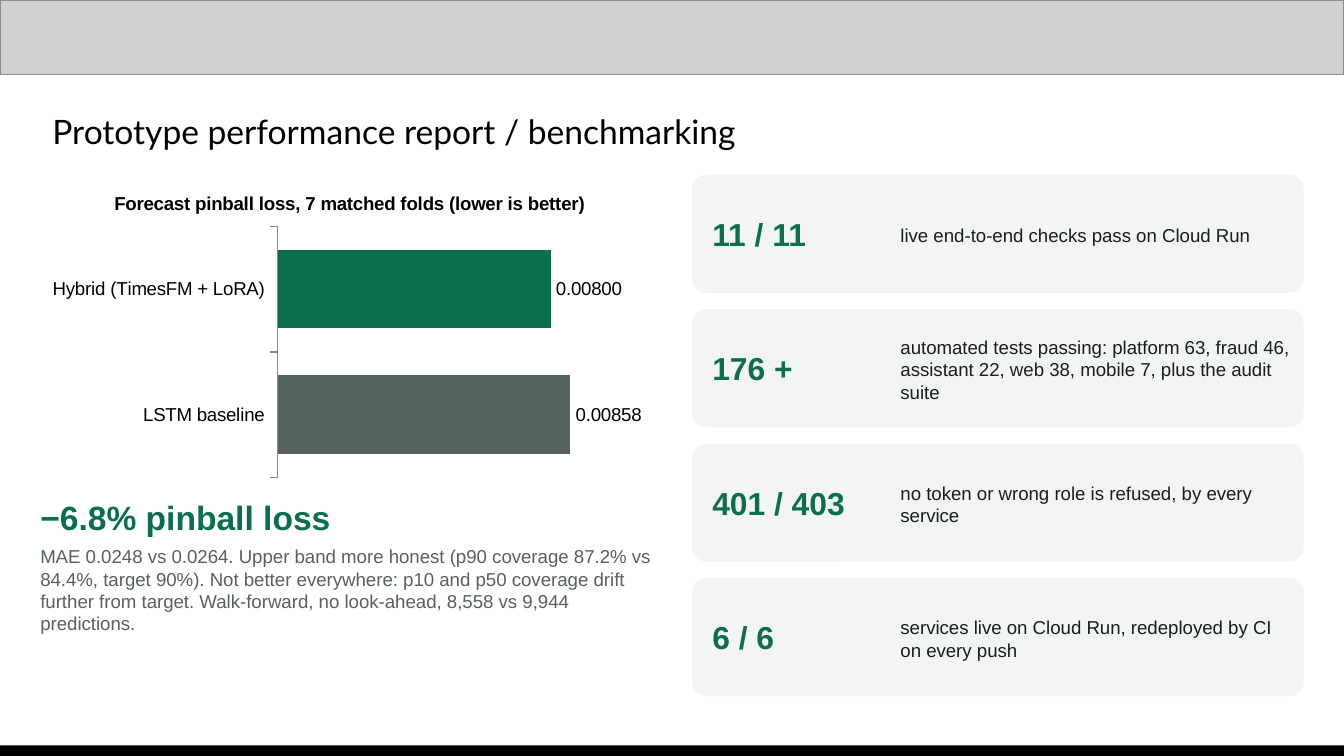
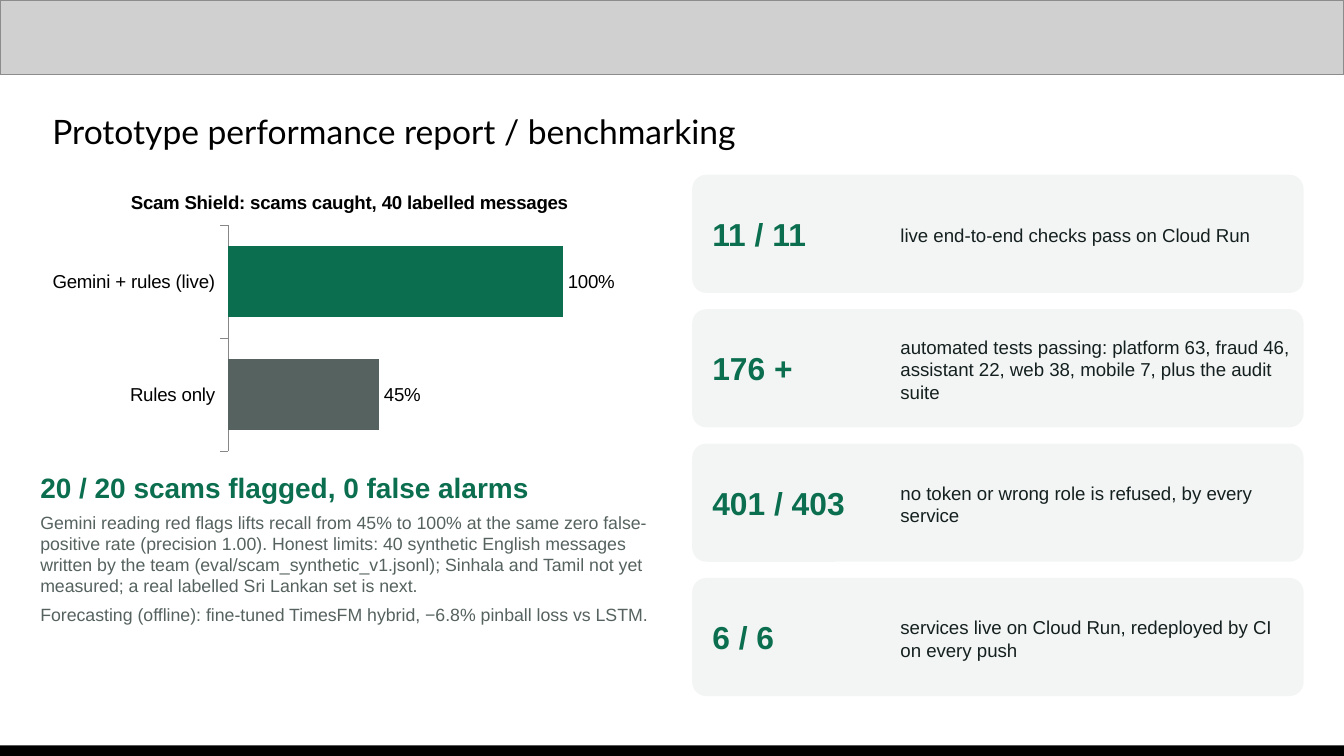
Before and after one commit to Adagard-Trios/AI-Buildathon-2026, a slide deck: slide 10 of docs/deck/FirstStep_AI_Builder_Cup_2026.pptx. Drawn at 1344x756 pixels with LibreOffice and Linux fonts; fonts in the diff are those of the drawing; grey boxes stand for pictures. Boxes give left, top, right and bottom in pixels: in the first picture for what was removed or moved away, otherwise in the second. Text is boxed around its words. In the diff, an @@ line names an element or a change of style, - is before the commit and + after.

Commit message:
Deck reframed around APP scams, PDF added, Scam Shield evaluated
- Deck: FirstStep as the last checkpoint before the money leaves. Regulation
  first (UK APP reimbursement, Singapore SRF, CBSL 'Be Scam Proof'), payment
  checkpoint as feature #1, flow starts at the transfer, a direct answer to
  'why not Google Messages or ScamShield', Scam Shield evaluation leads the
  benchmark slide. The two checks are described as side by side, not linked.
  PDF export for the submission portal.
- eval/scam_synthetic_v1.jsonl: 40 labelled English messages. Rules only
  9/20 recall; Gemini + rules on the live service 20/20, precision 1.00,
  0 false positives. Limits stated in the README and the deck.
- Demo script caption filled with the evaluation result.

```diff
--- a/docs/deck/FirstStep_AI_Builder_Cup_2026.pptx
+++ b/docs/deck/FirstStep_AI_Builder_Cup_2026.pptx
@@ bar chart at [40, 175, 659, 457] @@
@@ title "Forecast pinball loss, 7 matched folds (lower is better)" to "Scam Shield: scams caught, 40 labelled messages" @@
-categories: LSTM baseline, Hybrid (TimesFM + LoRA)
+categories: Rules only, Gemini + rules (live)
-Series 1: 0.00858, 0.008
+Series 1: 0.45, 1
@@ data labels of Series 1 changed @@
@@ value axis changed @@
@@ bar chart: place and size @@
-bar chart at [40, 175, 659, 484]
+bar chart at [40, 175, 659, 457]
@@ text at [40, 477, 648, 625]: text changed; size 10 to 9.5 pt @@
-−6.8% pinball loss
-MAE 0.0248 vs 0.0264. Upper band more honest (p90 coverage 87.2% vs 84.4%, target 90%). Not better everywhere: p10 and p50 coverage drift further from target. Walk-forward, no look-ahead, 8,558 vs 9,944 predictions.
+20 / 20 scams flagged, 0 false alarms
+Gemini reading red flags lifts recall from 45% to 100% at the same zero false-positive rate (precision 1.00). Honest limits: 40 synthetic English messages written by the team (eval/scam_synthetic_v1.jsonl); Sinhala and Tamil not yet measured; a real labelled Sri Lankan set is next.
+Forecasting (offline): fine-tuned TimesFM hybrid, −6.8% pinball loss vs LSTM.
```
Also in this commit, not shown: 7 other slides changed, 5 other files.
